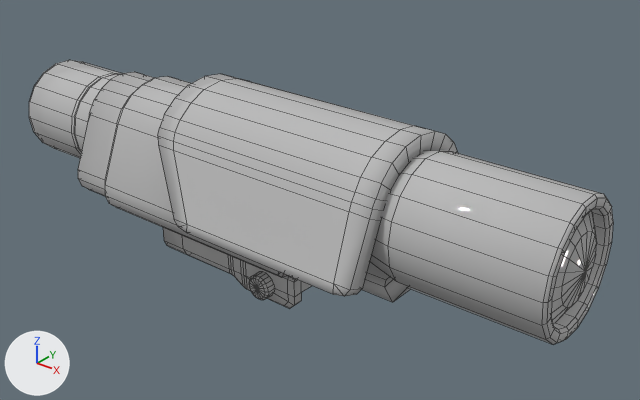
An edit to the FBX model Assets/Models/gunParts/low_poly_sight2.fbx, drawn before and after from the same camera.
Before and after are seen from a camera (50 mm lens) standing at (0.541, -1.002, 0.42) and looking at (0.086, -0.434, 0.068). The axes (+X, +Y, +Z) are drawn at lower left. The lights are the same throughout. Mesh edges are drawn as thin lines. Where no turn or scale is listed for an object, it has been applied to the vertices.

Objects in the first picture: 'lowsight_2'.
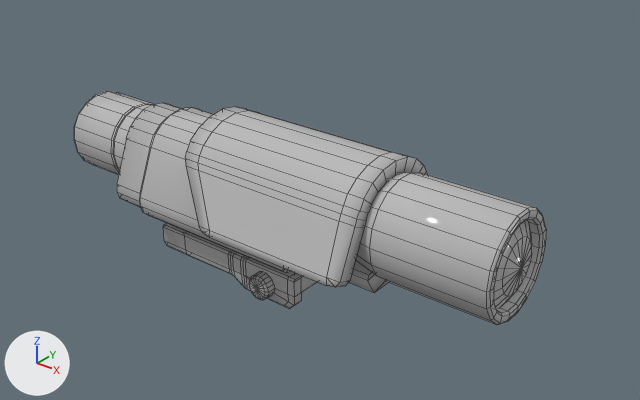
The edits, one by one:
me_mesh has 953 vertices, 933 faces and spans x -0.278..0.317, y -0.091..0.091, z -0.03..0.152.
me_mesh is used by ob_lowsight_2; location (0.03, -0.458, 0.0165).
Verts and faces of me_mesh; kept vertices keep their numbers, new ones are numbered from 953.
Before the commit, vertices of me_mesh: 539 (-0.065, 0.027, 0.002), 620 (-0.065, 0.0, 0.002), 642 (-0.065, -0.036, -0.015) at pixel (183, 248), 676 (-0.065, -0.036, 0.0) at pixel (182, 234), 680 (-0.065, -0.026, 0.002).
me_mesh part 1: the loose piece of 92 vertices spanning x -0.177..0.127, y -0.073..0.073, z 0.017..0.136 is scaled about its middle by 0.816, then moved by (0.015, 0.0, -0.013).
me_mesh part 2: the loose piece of 199 vertices spanning x -0.278..-0.171, y -0.05..0.05, z 0.026..0.124 is scaled about its middle by 0.816, then moved by (0.051, 0.0, -0.013).
me_mesh part 3: the loose piece of 138 vertices spanning x -0.059..0.175, y -0.091..0.091, z 0.042..0.152 is scaled about its middle by 0.816, then moved by (0.0, 0.0, -0.017).
me_mesh part 4: the loose piece of 161 vertices spanning x 0.084..0.317, y -0.057..0.056, z 0.027..0.139 is scaled about its middle by 0.816, then moved by (-0.027, 0.0, -0.014).
me_mesh part 5: the loose piece of 23 vertices spanning x 0.08..0.206, y -0.039..0.037, z 0.022..0.061 is scaled about its middle by 0.816, then moved by (-0.016, 0.0, -0.007).
Part 6, on me_mesh:
Vertices 539, 620, 642, 676, 680 move by (0.003, 0.0, 0.0).

Boxes [x1, y1, x2, y2] around the edits, measured in the pictures (640 x 400 px; the box of a moved part takes in the faces that stretch with it):
'lowsight_2', reshaped (19% narrower, 18% shorter): before [29, 60, 613, 344]; after [74, 91, 546, 324]
part 1 of me_mesh, moved or reshaped: before [78, 72, 288, 278]; after [117, 103, 291, 273]
part 2 of me_mesh, moved or reshaped: before [29, 60, 122, 158]; after [74, 91, 153, 175]
part 3 of me_mesh, moved or reshaped: before [158, 74, 458, 296]; after [185, 107, 427, 287]
part 4 of me_mesh, moved or reshaped: before [370, 150, 613, 344]; after [355, 172, 546, 324]
part 5 of me_mesh, moved or reshaped: before [361, 262, 410, 302]; after [349, 261, 388, 292]
part 6 of me_mesh, moved or reshaped: before [163, 228, 229, 273]; after [163, 223, 231, 273]
